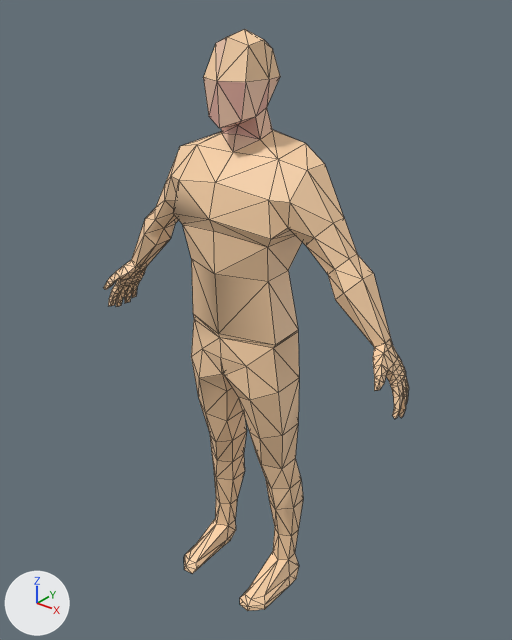
Before and after pictures for a commit that changed the glTF model meshes/entities/low_poly_male.glb.
Camera for both pictures: a camera (50 mm lens) standing at (1.395, -1.679, 2.131) and looking at (0.015, 0.045, 1.062). Every picture has the same lights, and +X, +Y and +Z are marked at lower left. Mesh edges are drawn as thin lines. Vertices at the same position are counted once.
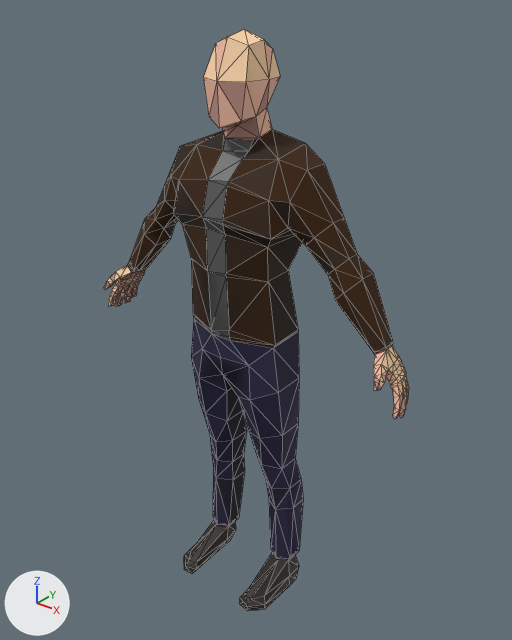
What changed in the scene script:
```text
Add mat_shadedtop:
    mat_shadedtop = principled_material('ShadedTop')
    mat_shadedtop.base_color = (0.0166, 0.00592, 0.0)  # black #231200
    mat_shadedtop.roughness = 0.8
Add mat_subshadedbottom:
    mat_subshadedbottom = principled_material('SubShadedBottom')
    mat_subshadedbottom.base_color = (0.0126, 0.0104, 0.0443)  # dark blue #1d1a3b
    mat_subshadedbottom.roughness = 0.8
Add mat_subshadedtop:
    mat_subshadedtop = principled_material('SubShadedTop')
    mat_subshadedtop.base_color = (0.031, 0.0108, 0.0)  # brown #311b00
    mat_subshadedtop.roughness = 0.8
Add mat_shadedbottom:
    mat_shadedbottom = principled_material('ShadedBottom')
    mat_shadedbottom.base_color = (0.0069, 0.00602, 0.0191)  # black #141226
    mat_shadedbottom.roughness = 0.8
Add mat_basebottom:
    mat_basebottom = principled_material('BaseBottom')
    mat_basebottom.base_color = (0.0202, 0.0142, 0.0555)  # dark blue #272043
    mat_basebottom.roughness = 0.8
Add mat_basetop:
    mat_basetop = principled_material('BaseTop')
    mat_basetop.base_color = (0.0422, 0.0137, 0.0)  # brown #3a1f00
    mat_basetop.roughness = 0.996
Add mat_baseshoe:
    mat_baseshoe = principled_material('BaseShoe')
    mat_baseshoe.base_color = (0.0155, 0.00765, 0.00339)  # black #21150b
Change me_cube_002:
    verts and faces of me_cube_002; kept vertices keep their numbers, new ones are numbered from 517
    remove me_cube_002.from_pydata(...)  # 517 vertices, 1043 faces; spans x -0.63..0.63, y -0.19..0.16, z -0.02..1.99
    add me_cube_002.from_pydata(...)  # 551 vertices, 1111 faces; spans x -0.63..0.63, y -0.19..0.16, z -0.02..1.99
    me_cube_002 part 1
    13 vertices are removed from x -0.01..0.1, y -0.16..-0.01, z 0.91..1.7
    54 faces are deleted
    2 vertices move from x -0.08, y -0.01..0.05, z 1.69..1.71 to x -0.07, y -0.01..0.05, z 1.7..1.71
    25 vertices are added at x -0.05..0.1, y -0.16..-0.01, z 0.91..1.7
    4 new faces join them, mat_shadedskin (beige #c19386)
    2 new faces join them, mat_subshadedskin (beige #f6bfa6)
    2 new faces join them, mat_baseunderclothes (dark grey #6a6a6a)
    9 new faces join them, mat_shadedunderclothes (dark grey #4d4d4d)
    9 new faces join them, mat_subshadedunderclothes (dark grey #5a5a5a)
    14 new faces join them, mat_basetop (brown #3a1f00)
    11 new faces join them, mat_shadedtop (black #231200)
    10 new faces join them, mat_subshadedtop (brown #311b00)
    9 new faces join them, mat_basebottom (dark blue #272043)
    4 new faces join them, mat_shadedbottom (black #141226)
    4 new faces join them, mat_subshadedbottom (dark blue #1e1a3b)
    me_cube_002 part 2
    add for i in [47, 49, 179, 184]: verts[i] += (0.01, 0.0, -0.01)
    add verts[125] = (0.55, -0.03, 1.15)  # moved, pixel (386, 350)
    add verts[122] = (0.52, -0.03, 1.13)  # moved, pixel (374, 354)
    add verts[46] = (0.52, -0.03, 1.14)  # moved, pixel (373, 352)
    add verts[48] = (0.55, -0.02, 1.16)  # moved, pixel (386, 347)
    me_cube_002 part 3
    12 vertices are removed from x -0.19..0.2, y 0.01..0.11, z 0.19..0.2
    48 faces are deleted
    34 vertices are added at x -0.2..0.2, y -0.01..0.12, z 0.09..0.1
    34 new faces join them, mat_baseunderclothes (dark grey #6a6a6a)
    17 new faces join them, mat_basebottom (dark blue #272043)
    39 new faces join them, mat_shadedbottom (black #141226)
    2 new faces join them, mat_subshadedbottom (dark blue #1e1a3b)
    me_cube_002 part 4
    add for i in [308, 310, 447]: verts[i] += (0.0, 0.0, -0.01)
    add verts[385] = (-0.52, -0.04, 1.13)  # moved, pixel (131, 272)
    add verts[388] = (-0.55, -0.03, 1.15)  # moved, pixel (127, 265)
    add verts[307] = (-0.51, -0.03, 1.14)  # moved, pixel (134, 270)
    add verts[309] = (-0.55, -0.02, 1.16)  # moved, pixel (129, 261)
    add verts[442] = (-0.55, 0.03, 1.16)  # moved
    me_cube_002 part 5: 49 faces spanning x -0.63..0.63, y -0.12..0.05, z 0.95..1.15 switch from mat_baseskin (beige #fed5aa) to mat_shadedskin (beige #c19386)
    me_cube_002 part 6: 235 faces spanning x -0.63..0.63, y -0.12..0.12, z 0.95..1.99 switch from mat_baseskin (beige #fed5aa) to mat_subshadedskin (beige #f6bfa6)
    me_cube_002 part 7: 88 faces spanning x -0.22..0.22, y -0.19..0.1, z -0.02..0.09 switch from mat_baseskin (beige #fed5aa) to mat_baseshoe (black #21150b)
    me_cube_002 part 8: 118 faces spanning x -0.55..0.55, y -0.12..0.16, z 1.07..1.74 switch from mat_baseskin (beige #fed5aa) to mat_basetop (brown #3a1f00)
    me_cube_002 part 9: 71 faces spanning x -0.55..0.55, y -0.12..0.16, z 1.05..1.74 switch from mat_baseskin (beige #fed5aa) to mat_shadedtop (black #231200)
    me_cube_002 part 10: 25 faces spanning x -0.35..0.55, y -0.12..0.16, z 1.08..1.71 switch from mat_baseskin (beige #fed5aa) to mat_subshadedtop (brown #311b00)
    me_cube_002 part 11: 74 faces spanning x -0.2..0.2, y -0.11..0.14, z 0.33..1.06 switch from mat_baseskin (beige #fed5aa) to mat_basebottom (dark blue #272043)
    me_cube_002 part 12: 18 faces spanning x -0.09..0.19, y -0.07..0.1, z 0.33..0.81 switch from mat_baseskin (beige #fed5aa) to mat_shadedbottom (black #141226)
    me_cube_002 part 13: 24 faces spanning x -0.2..0.2, y -0.11..0.12, z 0.34..1.06 switch from mat_baseskin (beige #fed5aa) to mat_subshadedbottom (dark blue #1e1a3b)
    add me_cube_002.materials.append(mat_baseunderclothes)  # dark grey #6a6a6a
    add me_cube_002.materials.append(mat_shadedunderclothes)  # dark grey #4d4d4d
    add me_cube_002.materials.append(mat_subshadedunderclothes)  # dark grey #5a5a5a
```

Location of each change, [x1, y1, x2, y2] in pixels of the pictures (512 x 640 px; the box of a moved part takes in the faces that stretch with it):
part 1 of me_cube_002, moved or reshaped
    both: [173, 107, 278, 400]
part 2 of me_cube_002, moved or reshaped
    both: [335, 273, 394, 369]
part 3 of me_cube_002, built on
    both: [213, 468, 303, 560]
part 4 of me_cube_002, moved or reshaped
    both: [116, 220, 170, 280]
part 5 of me_cube_002, recoloured
    both: [104, 268, 404, 419]
part 6 of me_cube_002, recoloured
    both: [104, 44, 405, 419]
part 7 of me_cube_002, recoloured (beige to grey)
    both: [184, 520, 299, 611]
part 8 of me_cube_002, recoloured (beige to brown)
    both: [144, 132, 373, 299]
part 9 of me_cube_002, recoloured (beige to black)
    both: [156, 145, 334, 347]
part 10 of me_cube_002, recoloured (beige to brown)
    both: [165, 136, 363, 281]
part 11 of me_cube_002, recoloured (beige to blue)
    both: [191, 321, 303, 510]
part 12 of me_cube_002, recoloured (beige to black)
    both: [227, 388, 289, 509]
part 13 of me_cube_002, recoloured (beige to black)
    both: [199, 332, 299, 477]
